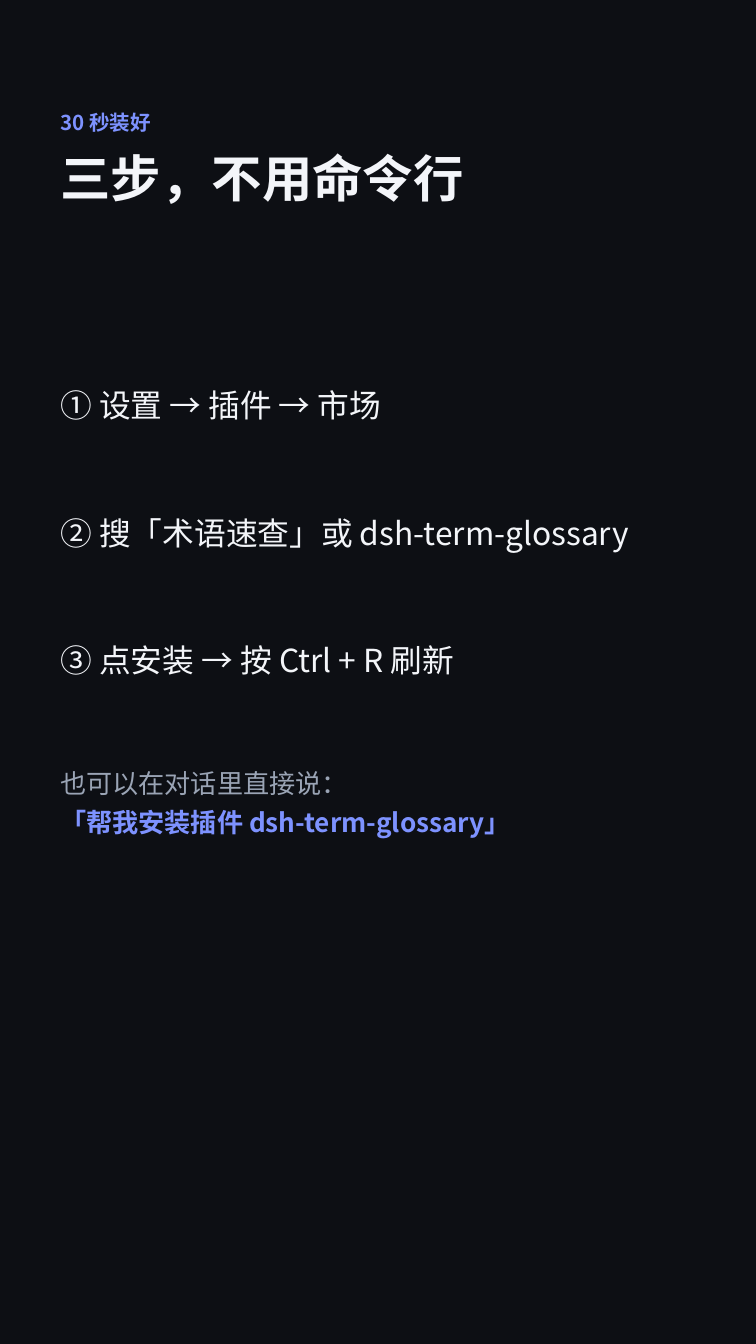
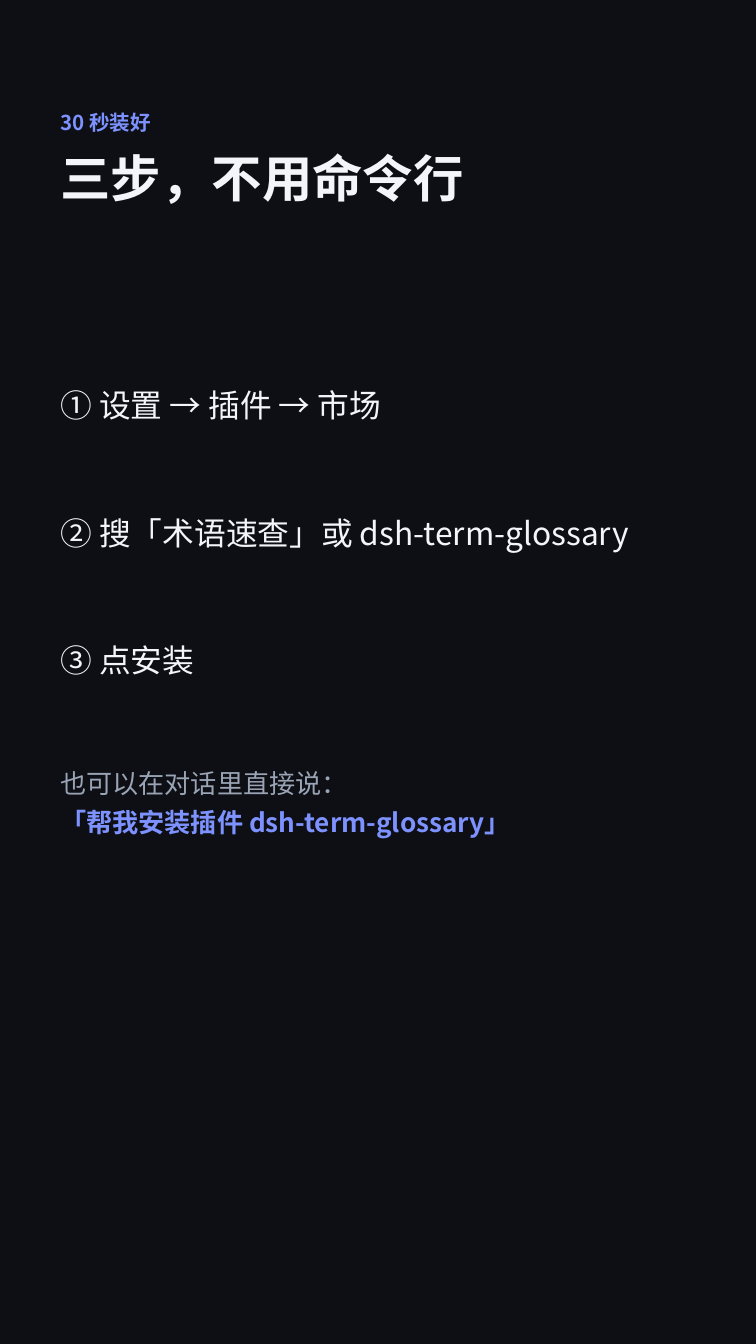
Before and after one commit to ashz555/dsh-term-glossary, a slide deck: slide 7 of promo/douyin.pptx. Drawn at 756x1344 pixels with LibreOffice and Linux fonts; fonts in the diff are those of the drawing. Boxes give left, top, right and bottom in pixels: in the first picture for what was removed or moved away, otherwise in the second. Text is boxed around its words. In the diff, an @@ line names an element or a change of style, - is before the commit and + after.

Commit message:
docs(promo): 删掉安装步骤里的刷新提示与画面上的话题标签
按要求：① 安装第 3 步只保留「点安装」，去掉「→ 按 Ctrl + R 刷新」；② CTA 镜头去掉屏幕上的 #DeepSeek #DSH #AI工具 #效率提升（话题标签只保留在发布文案正文里）。同步更新 HTML 分镜、PPTX（含口播备注）、发布文案.md 与口播稿。

```diff
--- a/promo/douyin.pptx
+++ b/promo/douyin.pptx
@@ text at [60,645,194,675]: text changed @@
-③ 点安装 → 按 Ctrl + R 刷新
+③ 点安装
```
Also in this commit, not shown: 1 other slide changed, 3 other files.
